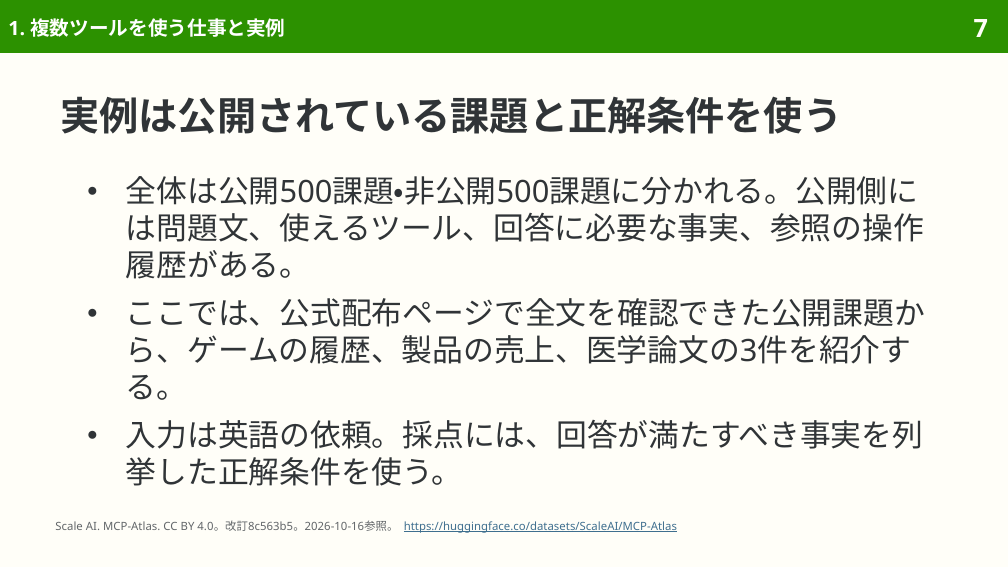
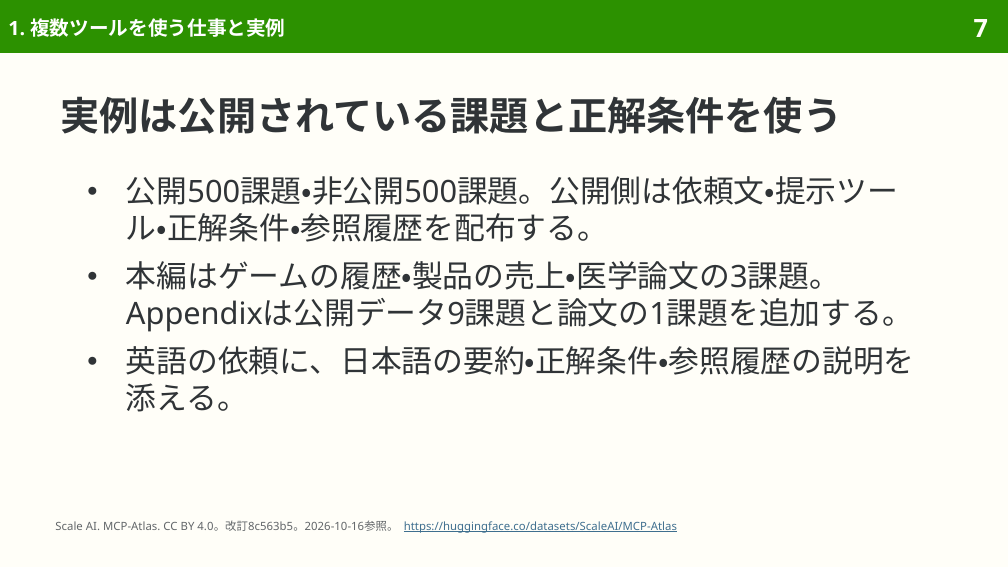
Before and after one commit to sasakiy84/datasets-in-10-minutes, a slide deck: slide 7 of slides/datasets-in-10-minutes-mcp-atlas.pptx. Drawn at 1008x567 pixels with LibreOffice and Linux fonts; fonts in the diff are those of the drawing. Boxes give left, top, right and bottom in pixels: in the first picture for what was removed or moved away, otherwise in the second. Text is boxed around its words. In the diff, an @@ line names an element or a change of style, - is before the commit and + after.

```diff
--- a/slides/datasets-in-10-minutes-mcp-atlas.pptx
+++ b/slides/datasets-in-10-minutes-mcp-atlas.pptx
@@ text at bbox=[126, 176, 915, 412]: text changed @@
-● 全体は公開500課題・非公開500課題に分かれる。公開側には問題文、使えるツール、回答に必要な事実、参照の操作履歴がある。
-● ここでは、公式配布ページで全文を確認できた公開課題から、ゲームの履歴、製品の売上、医学論文の3件を紹介する。
-● 入力は英語の依頼。採点には、回答が満たすべき事実を列挙した正解条件を使う。
+● 公開500課題・非公開500課題。公開側は依頼文・提示ツール・正解条件・参照履歴を配布する。
+● 本編はゲームの履歴・製品の売上・医学論文の3課題。Appendixは公開データ9課題と論文の1課題を追加する。
+● 英語の依頼に、日本語の要約・正解条件・参照履歴の説明を添える。
```
Also in this commit, not shown: 18 slides added, 4 other files.
